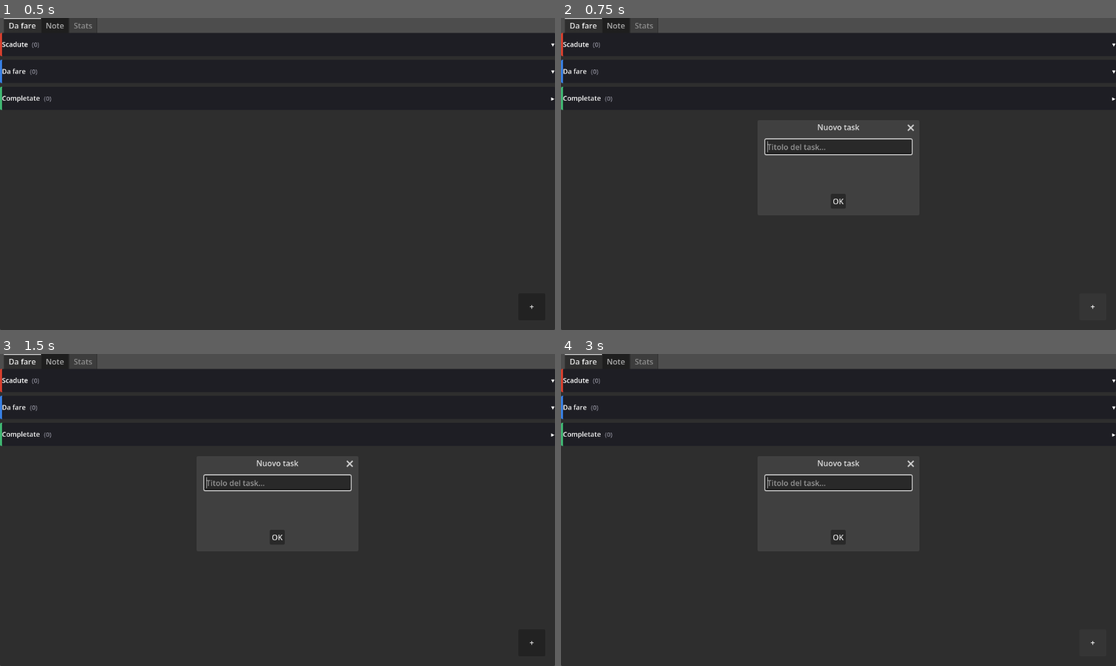
Above: before the commit, frames 1-4 (two rows, left to right).
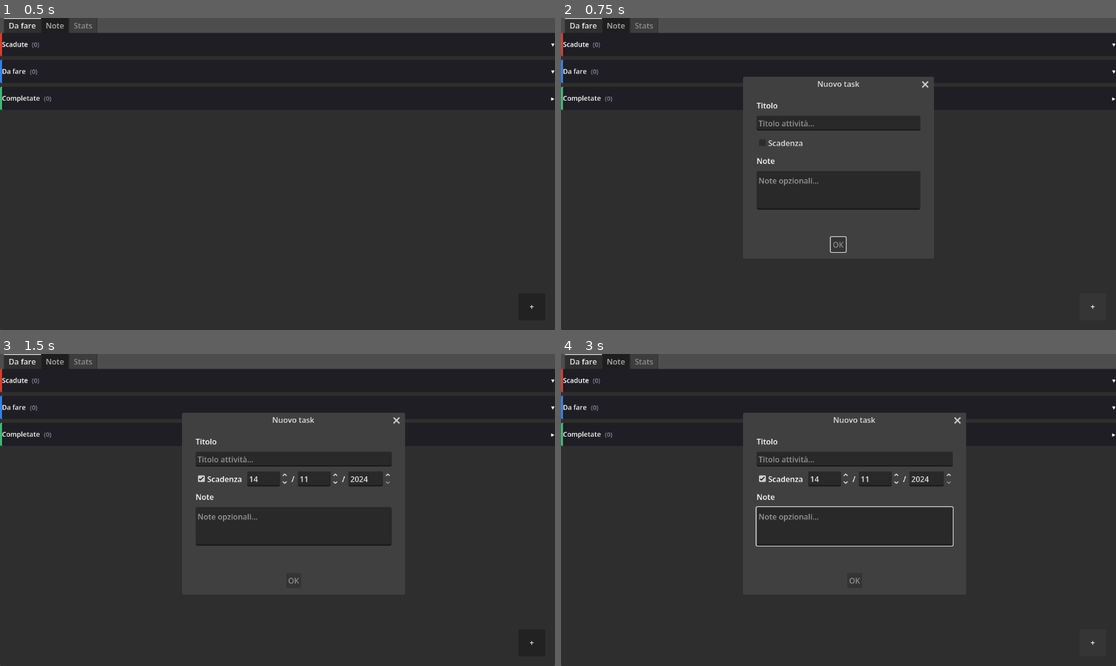
Above: after the commit, the same moments.

Repository: 1110sillabo/todo_gsd
Game: Godot game, scene res://src/ui/main_scene.tscn
The game is run twice, just before and just after one commit, with the same random seed, the same clock (stepped at 60 frames per second) and the same inputs.
Inputs (mouse positions are in pixels of both pictures, inside the frame that each line leads up to):
- Up to frame 1 (0.5 s): no input
- Up to frame 2 (0.75 s): click "+" at 0.5 s
- Up to frame 3 (1.5 s): click (222, 478) at 1.25 s, where only the run after the commit has a clickable "Scadenza"
- Up to frame 4 (3 s): click (838, 538) at 2 s, where only the run before the commit has a clickable "OK"; click "+" at 2.75 s

Frame 1 is identical in both runs. In frame 2, 4.5% of the frame differs, in the area x 32-68%, y 18-76%; in frame 3, 5.1%; in frame 4, 5.3%, in the area x 32-73%, y 18-74%.

Commit message:
feat(03-02): spinbox date picker, new task via dialog, deadline visibility fix

Diff:
--- a/project.godot
+++ b/project.godot
@@ -11,9 +11,13 @@
 [application]
 
 config/name="GSD Todo"
+run/main_scene="res://src/ui/main_scene.tscn"
 config/features=PackedStringArray("4.6", "Forward Plus")
 config/icon="res://icon.svg"
-run/main_scene="res://src/ui/main_scene.tscn"
+
+[autoload]
+
+PersistenceManager="*res://src/persistence/persistence_manager.gd"
 
 [config]
 
@@ -27,7 +31,3 @@
 
 renderer/rendering_method="mobile"
 textures/vram_compression/import_etc2_astc=true
-
-[autoload]
-
-PersistenceManager="*res://src/persistence/persistence_manager.gd"
--- a/src/ui/task_edit_dialog.gd
+++ b/src/ui/task_edit_dialog.gd
@@ -5,23 +5,53 @@
 var _task: TaskResource = null
 
 @onready var _title_edit: LineEdit = $MarginContainer/VBoxContainer/TitleEdit
-@onready var _deadline_edit: LineEdit = $MarginContainer/VBoxContainer/DeadlineEdit
+@onready var _deadline_check: CheckBox = $MarginContainer/VBoxContainer/DeadlineRow/DeadlineCheck
+@onready var _day_spin: SpinBox = $MarginContainer/VBoxContainer/DeadlineRow/DaySpinBox
+@onready var _slash1: Label = $MarginContainer/VBoxContainer/DeadlineRow/SlashLabel1
+@onready var _month_spin: SpinBox = $MarginContainer/VBoxContainer/DeadlineRow/MonthSpinBox
+@onready var _slash2: Label = $MarginContainer/VBoxContainer/DeadlineRow/SlashLabel2
+@onready var _year_spin: SpinBox = $MarginContainer/VBoxContainer/DeadlineRow/YearSpinBox
 @onready var _desc_edit: TextEdit = $MarginContainer/VBoxContainer/DescEdit
 
 func _ready() -> void:
 	confirmed.connect(_on_confirmed)
 	_title_edit.text_changed.connect(_on_title_changed)
+	_deadline_check.toggled.connect(_on_deadline_toggled)
+	_update_deadline_controls(false)
 
-func show_for_task(task: TaskResource) -> void:
+func show_for_task(task: TaskResource, dialog_title: String = "Modifica attività") -> void:
 	_task = task
+	title = dialog_title
 	_title_edit.text = task.title
-	_deadline_edit.text = format_deadline(task.deadline)
 	_desc_edit.text = task.description
+	if task.deadline > 0:
+		var dt := Time.get_datetime_dict_from_unix_time(task.deadline)
+		_day_spin.value = dt.day
+		_month_spin.value = dt.month
+		_year_spin.value = dt.year
+		_deadline_check.button_pressed = true
+	else:
+		var now := Time.get_datetime_dict_from_unix_time(int(Time.get_unix_time_from_system()))
+		_day_spin.value = now.day
+		_month_spin.value = now.month
+		_year_spin.value = now.year
+		_deadline_check.button_pressed = false
+	_update_deadline_controls(_deadline_check.button_pressed)
 	get_ok_button().disabled = task.title.strip_edges().is_empty()
-	popup_centered(Vector2i(340, 300))
+	popup_centered(Vector2i(380, 340))
 
 func _on_title_changed(new_text: String) -> void:
 	get_ok_button().disabled = new_text.strip_edges().is_empty()
+
+func _on_deadline_toggled(pressed: bool) -> void:
+	_update_deadline_controls(pressed)
+
+func _update_deadline_controls(has_deadline: bool) -> void:
+	_day_spin.visible = has_deadline
+	_slash1.visible = has_deadline
+	_month_spin.visible = has_deadline
+	_slash2.visible = has_deadline
+	_year_spin.visible = has_deadline
 
 func _on_confirmed() -> void:
 	if _task == null:
@@ -30,8 +60,14 @@
 	if new_title.is_empty():
 		return
 	_task.title = new_title
-	_task.deadline = parse_deadline(_deadline_edit.text)
 	_task.description = _desc_edit.text
+	if _deadline_check.button_pressed:
+		_task.deadline = int(Time.get_unix_time_from_datetime_dict({
+			"day": int(_day_spin.value), "month": int(_month_spin.value),
+			"year": int(_year_spin.value), "hour": 0, "minute": 0, "second": 0
+		}))
+	else:
+		_task.deadline = 0
 	task_saved.emit(_task)
 
 static func parse_deadline(text: String) -> int:
--- a/src/ui/task_edit_dialog.tscn
+++ b/src/ui/task_edit_dialog.tscn
@@ -4,7 +4,7 @@
 
 [node name="TaskEditDialog" type="AcceptDialog"]
 title = "Modifica attività"
-min_size = Vector2i(340, 300)
+min_size = Vector2i(380, 340)
 script = ExtResource("1_dialog")
 
 [node name="MarginContainer" type="MarginContainer" parent="."]
@@ -16,7 +16,7 @@
 
 [node name="VBoxContainer" type="VBoxContainer" parent="MarginContainer"]
 layout_mode = 2
-theme_override_constants/separation = 12
+theme_override_constants/separation = 10
 
 [node name="TitleLabel" type="Label" parent="MarginContainer/VBoxContainer"]
 layout_mode = 2
@@ -26,13 +26,42 @@
 layout_mode = 2
 placeholder_text = "Titolo attività..."
 
-[node name="DeadlineLabel" type="Label" parent="MarginContainer/VBoxContainer"]
+[node name="DeadlineRow" type="HBoxContainer" parent="MarginContainer/VBoxContainer"]
 layout_mode = 2
-text = "Scadenza (gg/mm/aaaa)"
+theme_override_constants/separation = 6
 
-[node name="DeadlineEdit" type="LineEdit" parent="MarginContainer/VBoxContainer"]
+[node name="DeadlineCheck" type="CheckBox" parent="MarginContainer/VBoxContainer/DeadlineRow"]
 layout_mode = 2
-placeholder_text = "gg/mm/aaaa"
+text = "Scadenza"
+
+[node name="DaySpinBox" type="SpinBox" parent="MarginContainer/VBoxContainer/DeadlineRow"]
+layout_mode = 2
+custom_minimum_size = Vector2(72, 0)
+min_value = 1.0
+max_value = 31.0
+value = 1.0
+
+[node name="SlashLabel1" type="Label" parent="MarginContainer/VBoxContainer/DeadlineRow"]
+layout_mode = 2
+text = "/"
+
+[node name="MonthSpinBox" type="SpinBox" parent="MarginContainer/VBoxContainer/DeadlineRow"]
+layout_mode = 2
+custom_minimum_size = Vector2(72, 0)
+min_value = 1.0
+max_value = 12.0
+value = 1.0
+
+[node name="SlashLabel2" type="Label" parent="MarginContainer/VBoxContainer/DeadlineRow"]
+layout_mode = 2
+text = "/"
+
+[node name="YearSpinBox" type="SpinBox" parent="MarginContainer/VBoxContainer/DeadlineRow"]
+layout_mode = 2
+custom_minimum_size = Vector2(90, 0)
+min_value = 2024.0
+max_value = 2035.0
+value = 2026.0
 
 [node name="DescLabel" type="Label" parent="MarginContainer/VBoxContainer"]
 layout_mode = 2
--- a/src/ui/task_list_view.gd
+++ b/src/ui/task_list_view.gd
@@ -7,6 +7,7 @@
 @onready var _edit_dialog: AcceptDialog = $TaskEditDialog
 
 var _editing_task_id: String = ""
+var _is_new_task: bool = false
 
 func _ready() -> void:
 	group_expired.setup("Scadute", Color(0.85, 0.25, 0.18), true)
@@ -25,6 +26,7 @@
 	group_completed.task_edit_requested.connect(_on_task_edit_requested)
 
 	_edit_dialog.task_saved.connect(_on_task_saved)
+	_edit_dialog.canceled.connect(func(): _is_new_task = false)
 
 	fab.pressed.connect(_on_fab_pressed)
 	_load_tasks()
@@ -56,28 +58,9 @@
 	return "todo"
 
 func _on_fab_pressed() -> void:
-	var dialog := AcceptDialog.new()
-	dialog.title = "Nuovo task"
-	var vbox := VBoxContainer.new()
-	var line_edit := LineEdit.new()
-	line_edit.placeholder_text = "Titolo del task…"
-	line_edit.size_flags_horizontal = Control.SIZE_EXPAND_FILL
-	vbox.add_child(line_edit)
-	dialog.add_child(vbox)
-	add_child(dialog)
-	dialog.confirmed.connect(func(): _create_task(line_edit.text, dialog))
-	dialog.canceled.connect(func(): dialog.queue_free())
-	dialog.popup_centered(Vector2(320, 160))
-	line_edit.grab_focus()
-
-func _create_task(title: String, dialog: AcceptDialog) -> void:
-	dialog.queue_free()
-	if title.strip_edges().is_empty():
-		return
+	_is_new_task = true
 	var task := TaskResource.new()
-	task.title = title.strip_edges()
-	PersistenceManager.save_task(task)
-	group_todo.add_task(task)
+	_edit_dialog.show_for_task(task, "Nuovo task")
 
 func _on_task_completed(task: TaskResource) -> void:
 	task.mark_complete()
@@ -101,7 +84,12 @@
 
 func _on_task_saved(task: TaskResource) -> void:
 	PersistenceManager.save_task(task)
-	_refresh_or_move_row(task)
+	if _is_new_task:
+		_is_new_task = false
+		var now := int(Time.get_unix_time_from_system())
+		_add_to_group(categorize(task, now), task)
+	else:
+		_refresh_or_move_row(task)
 
 func _refresh_or_move_row(task: TaskResource) -> void:
 	var now: int = int(Time.get_unix_time_from_system())
--- a/src/ui/task_row.gd
+++ b/src/ui/task_row.gd
@@ -19,9 +19,13 @@
 		var now := int(Time.get_unix_time_from_system())
 		var dt := Time.get_datetime_dict_from_unix_time(task.deadline)
 		$MarginContainer/VBoxContainer/DeadlineLabel.text = "%02d/%02d/%04d" % [dt.day, dt.month, dt.year]
+		$MarginContainer/VBoxContainer/DeadlineLabel.visible = true
 		if task.deadline < now:
 			$MarginContainer/VBoxContainer/DeadlineLabel.add_theme_color_override("font_color", Color(0.85, 0.25, 0.18))
+		else:
+			$MarginContainer/VBoxContainer/DeadlineLabel.remove_theme_color_override("font_color")
 	else:
+		$MarginContainer/VBoxContainer/DeadlineLabel.text = ""
 		$MarginContainer/VBoxContainer/DeadlineLabel.visible = false
 
 func _gui_input(event: InputEvent) -> void:
@@ -30,7 +34,7 @@
 		_swipe_start = event.position
 		_is_drag = false
 	elif (event is InputEventScreenTouch and not event.pressed) or \
-	     (event is InputEventMouseButton and not event.pressed and event.button_index == MOUSE_BUTTON_LEFT):
+		 (event is InputEventMouseButton and not event.pressed and event.button_index == MOUSE_BUTTON_LEFT):
 		if not _is_drag:
 			task_edit_requested.emit(task)
 		_swipe_start = Vector2.ZERO
--- a/tests/unit/test_task_list_view.gd
+++ b/tests/unit/test_task_list_view.gd
@@ -1,30 +1,39 @@
 extends GdUnitTestSuite
 
+const TaskListViewScene = preload("res://src/ui/task_list_view.tscn")
+
 func test_scene_loads() -> void:
-	var runner := scene_runner("res://src/ui/task_list_view.tscn")
-	assert_object(runner.scene()).is_not_null()
+	var view: Node = TaskListViewScene.instantiate()
+	assert_object(view).is_not_null()
+	view.queue_free()
 
 func test_completed_group_starts_collapsed() -> void:
-	var runner := scene_runner("res://src/ui/task_list_view.tscn")
-	await runner.simulate_frames(2)
-	var view := runner.scene()
-	var items := view.get_node("ScrollContainer/TaskListVBox/GroupSection_Completed/ItemsContainer")
+	var view: Node = TaskListViewScene.instantiate()
+	add_child(view)
+	await get_tree().process_frame
+	await get_tree().process_frame
+	var items: Node = view.get_node("ScrollContainer/TaskListVBox/GroupSection_Completed/ItemsContainer")
 	assert_bool(items.visible).is_false()
+	view.queue_free()
 
 func test_todo_group_starts_expanded() -> void:
-	var runner := scene_runner("res://src/ui/task_list_view.tscn")
-	await runner.simulate_frames(2)
-	var view := runner.scene()
-	var items := view.get_node("ScrollContainer/TaskListVBox/GroupSection_Todo/ItemsContainer")
+	var view: Node = TaskListViewScene.instantiate()
+	add_child(view)
+	await get_tree().process_frame
+	await get_tree().process_frame
+	var items: Node = view.get_node("ScrollContainer/TaskListVBox/GroupSection_Todo/ItemsContainer")
 	assert_bool(items.visible).is_true()
+	view.queue_free()
 
 func test_add_task_increases_todo_count() -> void:
-	var runner := scene_runner("res://src/ui/task_list_view.tscn")
-	await runner.simulate_frames(2)
-	var view := runner.scene()
+	var view: Node = TaskListViewScene.instantiate()
+	add_child(view)
+	await get_tree().process_frame
+	await get_tree().process_frame
 	var group_todo: GroupSection = view.get_node("ScrollContainer/TaskListVBox/GroupSection_Todo")
-	var before := group_todo.get_task_count()
-	var task := TaskResource.new()
+	var before: int = group_todo.get_task_count()
+	var task: TaskResource = TaskResource.new()
 	task.title = "Test task"
 	group_todo.add_task(task)
 	assert_int(group_todo.get_task_count()).is_equal(before + 1)
+	view.queue_free()
